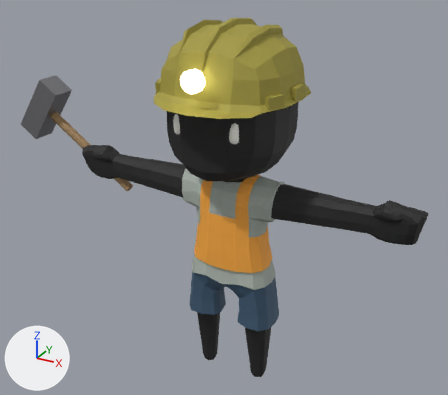
One commit to the glTF model dead-city/models/characters/boss_lineman.glb: the scene before it, then after it.
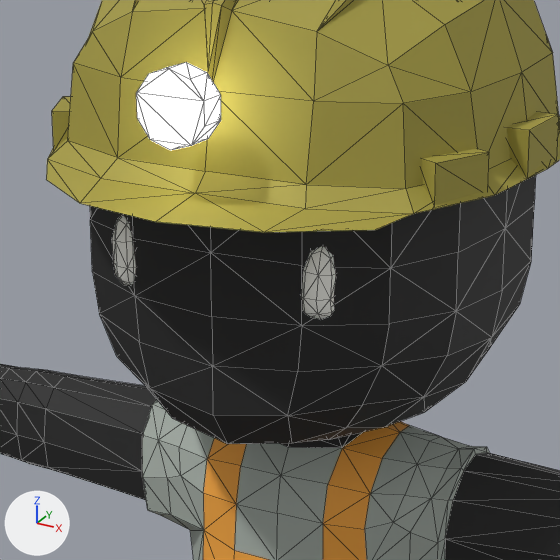
Old and new are each drawn whole from a 50 mm lens placed at (2.3, -4.35, 3.97), pointed at (-0.14, 0.09, 1.75) and again close up on the part from 31% to 68% of the width and 13% to 55% of the height. Arrows for +X, +Y and +Z are at lower left; the lights stay in place. The first two pictures are the older version. The close-ups show mesh edges as thin lines. Where no turn or scale is listed for an object, it has been applied to the vertices. Vertices at exactly the same position are counted once.

Names of what the first close-up shows: 'Body', 'HeadLamp'.
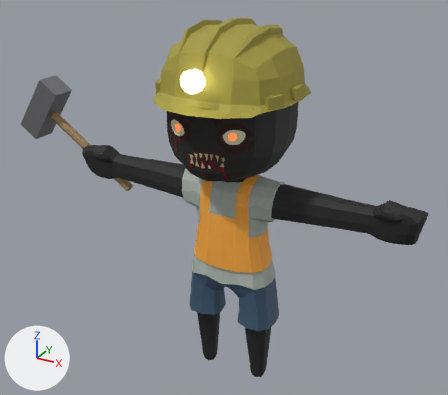
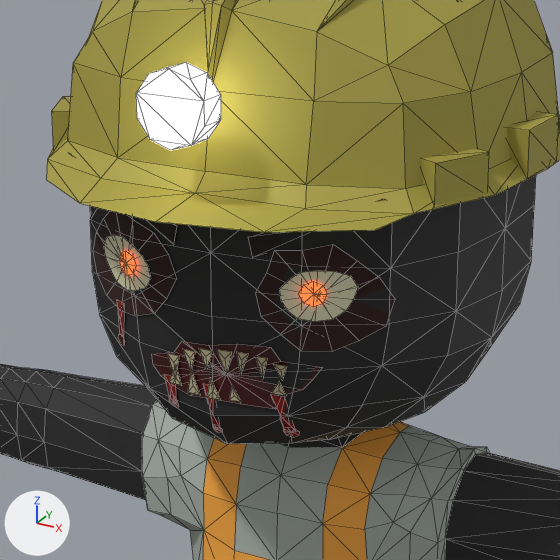
Diff of the bpy script that builds the scene:
```diff
--- a/dead-city/models/characters/boss_lineman.glb.py
+++ b/dead-city/models/characters/boss_lineman.glb.py
@@ me_cube_004 @@
-me_cube_004.from_pydata(...)  # 1296 vertices, 2524 faces; spans x -1.62..1.62, y -0.72..0.56, z -0.02..3.32
+me_cube_004.from_pydata(...)  # 1339 vertices, 2386 faces; spans x -1.62..1.62, y -0.72..0.56, z -0.02..3.32
+# me_cube_004 part 1: the loose piece of 42 vertices spanning x 0.14..0.37, y -0.5..-0.39, z 2.67..2.76 is rebuilt with 5 vertices and now spans x 0.09..0.42, y -0.49..-0.35, z 2.6..2.76, in mat_facebrow (black #271d19)
+# me_cube_004 part 2: the loose piece of 42 vertices spanning x -0.37..-0.14, y -0.5..-0.39, z 2.67..2.76 is rebuilt with 5 vertices and now spans x -0.42..-0.09, y -0.49..-0.35, z 2.6..2.76, in mat_facebrow (black #271d19)
+# me_cube_004 part 3
+# 84 vertices are removed from x -0.28..0.28, y -0.49..-0.4, z 2.47..2.65
+# 160 faces are deleted
+# 201 vertices are added at x -0.38..0.4, y -0.5..-0.38, z 2.16..2.66
+# 28 new faces join them, mat_facesocket (dark red #301212)
+# 28 new faces join them, mat_faceeye (beige #cecbaa)
+# 16 new faces join them, mat_facepupil (red #ff5027, glowing red #ff5027)
+# 18 new faces join them, mat_facemouth (dark red #3c0000)
+# 36 new faces join them, mat_faceteeth (beige #b8ad8b)
+# 48 new faces join them, mat_faceblood (dark red #7c0000)
 me_cube_004.materials.append(mat_skin)
@@ me_cube_004 @@
 me_cube_004.materials.append(mat_hat)
-me_cube_004.materials.append(mat_face)  # white #fffff8
+me_cube_004.materials.append(mat_facesocket)  # dark red #301212
+me_cube_004.materials.append(mat_faceeye)  # beige #cecbaa
+me_cube_004.materials.append(mat_facepupil)  # red #ff5027, glowing red #ff5027
+me_cube_004.materials.append(mat_facebrow)  # black #271d19
+me_cube_004.materials.append(mat_facemouth)  # dark red #3c0000
+me_cube_004.materials.append(mat_faceteeth)  # beige #b8ad8b
+me_cube_004.materials.append(mat_faceblood)  # dark red #7c0000
```

Pixel boxes [x1, y1, x2, y2] of what changed, in the close-ups (560 x 560 px; the box of a moved part takes in the faces that stretch with it):
part 1 of me_cube_004, rebuilt (not visible before)
    after: [248, 199, 385, 258]
part 2 of me_cube_004, rebuilt (not visible before)
    after: [69, 153, 177, 244]
part 3 of me_cube_004, moved or reshaped
    before: [112, 215, 336, 320]
    after: [93, 211, 395, 437]
